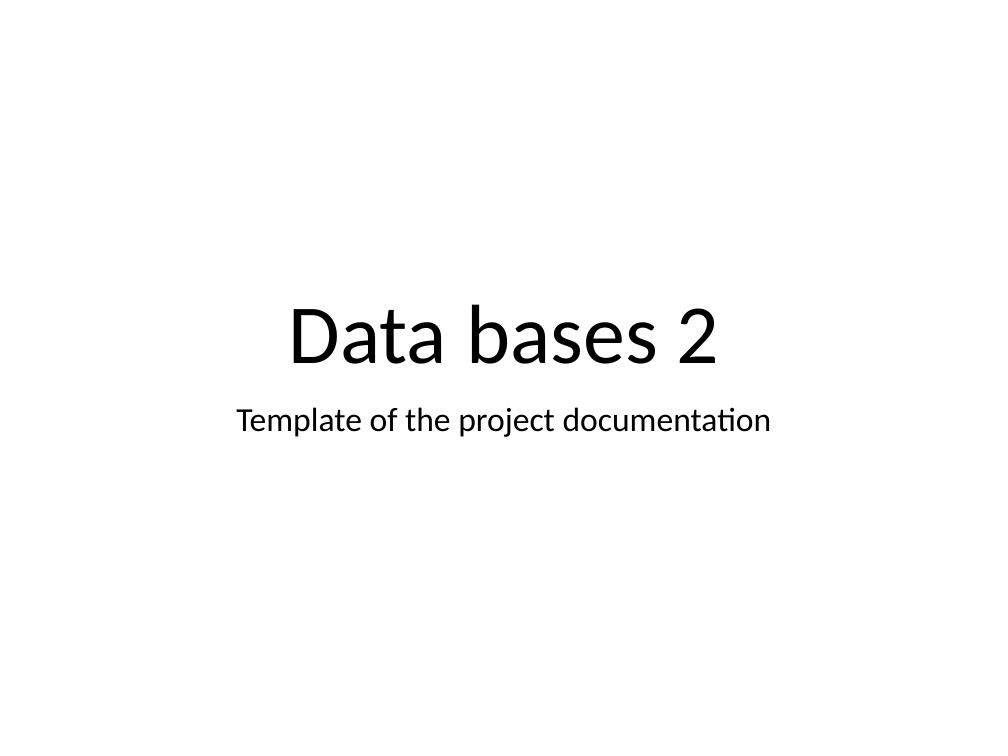
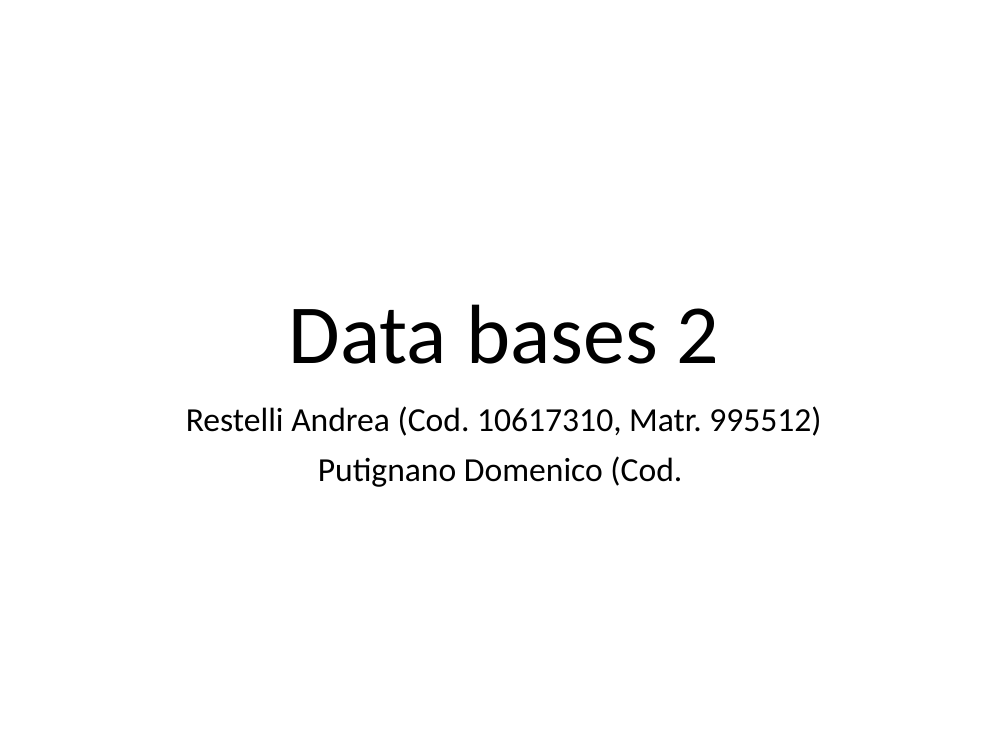
Before and after one commit to andrearestelli/db2-project, a slide deck: slide 1 of docs/documentation.pptx. Drawn at 1008x756 pixels with LibreOffice and Linux fonts; fonts in the diff are those of the drawing. Boxes give left, top, right and bottom in pixels: in the first picture for what was removed or moved away, otherwise in the second. Text is boxed around its words. In the diff, an @@ line names an element or a change of style, - is before the commit and + after.

```diff
--- a/docs/documentation.pptx
+++ b/docs/documentation.pptx
@@ subtitle at bbox=[186, 406, 821, 487]: text changed @@
-Template of the project documentation
+Restelli Andrea (Cod. 10617310, Matr. 995512)
+Putignano Domenico (Cod.
```
Also in this commit, not shown: 2 other slides changed, 1 slide added.
